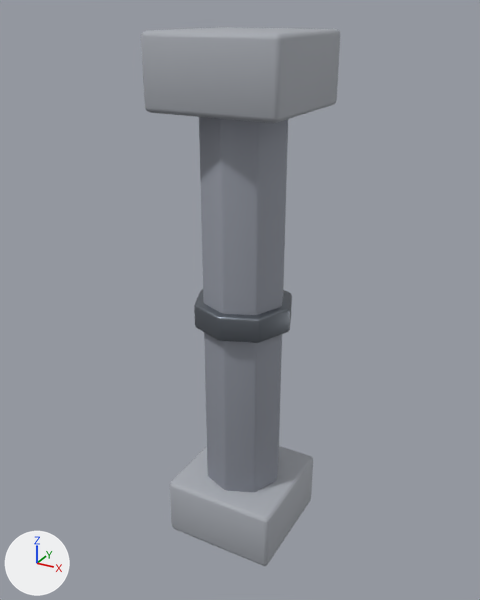
An edit to the glTF model game/assets/models/batch1/pillar.glb, drawn before and after from the same camera.
Camera for both pictures: a 50 mm lens placed at (2.5, -4.62, 4.65), pointed at (-0.05, 0.01, 2.33). The lights are fixed; the arrows at lower left show +X, +Y and +Z. The older version comes first. Vertices at exactly the same position are counted once.

Objects in the first picture: 'Capital', 'MidRing', 'PlinthBase', 'Shaft'.
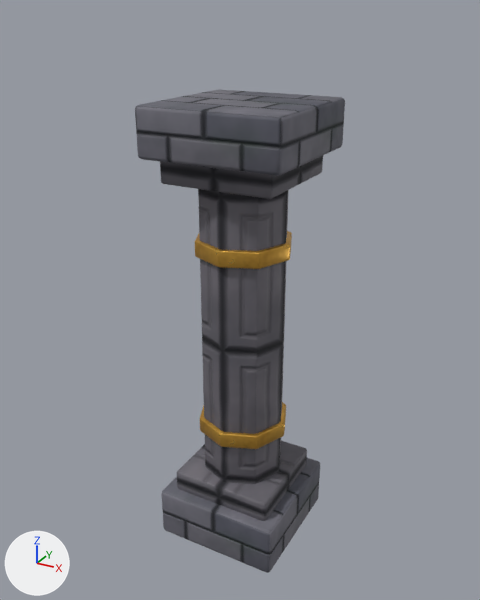
Patch to the scene script:
```diff
--- a/game/assets/models/batch1/pillar.glb.py
+++ b/game/assets/models/batch1/pillar.glb.py
@@ mat_stonetrim @@
 mat_stonetrim = bpy.data.materials.new('StoneTrim')
-# nodes: BsdfPrincipled, OutputMaterial
-# colours: grey #aaadb5
+# nodes: BsdfPrincipled, Mapping x3, Math, NormalMap, OutputMaterial, SeparateColor, TexImage x3, UVMap x3
+# uses the picture img_nordic_stone_albedo
+# uses the picture img_nordic_stone_normal
+# uses the picture img_nordic_stone_rough
@@ mat_stonemid @@
 mat_stonemid = bpy.data.materials.new('StoneMid')
-# nodes: BsdfPrincipled, OutputMaterial
-# colours: grey #9397a2
+# nodes: BsdfPrincipled, Mapping x3, Math, NormalMap, OutputMaterial, SeparateColor, TexImage x3, UVMap x3
+# uses the picture img_flagstone_floor_albedo
+# uses the picture img_flagstone_floor_normal
+# uses the picture img_flagstone_floor_rough
@@ mat_bronze @@
+mat_bronze = bpy.data.materials.new('Bronze')
+# uses the picture img_antique_gold_albedo
+# uses the picture img_antique_gold_normal
+# uses the picture img_antique_gold_rough
@@ me_cylinder @@
-me_cylinder.from_pydata(...)  # 112 vertices, 220 faces; spans x -0.36..0.36, y -0.36..0.36, z -1.8..1.8
+me_cylinder.from_pydata(...)  # 112 vertices, 220 faces; spans x -0.38..0.38, y -0.38..0.38, z -1.42..1.42
+# me_cylinder part 1: the whole mesh is scaled about its middle by (1.06, 1.06, 0.788)
 me_cylinder.materials.append(mat_stonemid)
@@ ob_plinthbase @@
 ob_plinthbase = bpy.data.objects.new('PlinthBase', me_cube)
-ob_plinthbase.location = (0.0, 0.0, 0.28)
+ob_plinthbase.location = (0.0, 0.0, 0.24)
@@ ob_shaft @@
 ob_shaft = bpy.data.objects.new('Shaft', me_cylinder)
-ob_shaft.location = (0.0, 0.0, 2.25)
+ob_shaft.location = (0.0, 0.0, 2.02)
@@ ob_midring @@
-ob_midring = bpy.data.objects.new('MidRing', me_cylinder_001)
@@ ob_capital @@
-ob_capital = bpy.data.objects.new('Capital', me_cube_001)
@@ ob_pillarcap @@
+ob_pillarcap = bpy.data.objects.new('PillarCap', me_cube_003)  # 56 vertices, 108 faces; spans x -0.6..0.6, y -0.6..0.6, z -0.2..0.2
+ob_pillarcap.location = (0.0, 0.0, 3.8)
@@ ob_pillarneck @@
+ob_pillarneck = bpy.data.objects.new('PillarNeck', me_cube_002)  # 56 vertices, 108 faces; spans x -0.48..0.48, y -0.48..0.48, z -0.12..0.12
+ob_pillarneck.location = (0.0, 0.0, 3.52)
@@ ob_bronzeband_001 @@
+ob_bronzeband_001 = bpy.data.objects.new('BronzeBand.001', me_cylinder_002)  # 112 vertices, 220 faces; spans x -0.417..0.417, y -0.417..0.417, z -0.07..0.07
+ob_bronzeband_001.location = (0.0, 0.0, 2.85)
@@ ob_bronzeband @@
+ob_bronzeband = bpy.data.objects.new('BronzeBand', me_cylinder_002.copy())
+ob_bronzeband.location = (0.0, 0.0, 1.15)
@@ ob_pillarplinth @@
+ob_pillarplinth = bpy.data.objects.new('PillarPlinth', me_cube_001_1)  # 56 vertices, 108 faces; spans x -0.47..0.47, y -0.47..0.47, z -0.11..0.11
+ob_pillarplinth.location = (0.0, 0.0, 0.56)
```

Where the change shows, as pixel boxes (x1, y1, x2, y2) in the pictures (480 x 600 px):
'Shaft', surface changed, moved, rescaled (21% shorter): before (199, 117, 288, 492); after (198, 189, 289, 484)
'Capital', deleted: before (141, 27, 340, 123)
'PillarCap', added: after (135, 89, 345, 176)
'PlinthBase', surface changed, moved: before (170, 446, 313, 566); after (162, 458, 320, 573)
'PillarPlinth', added: after (177, 441, 307, 521)
'PillarNeck', added: after (160, 156, 323, 199)
'MidRing', deleted: before (194, 289, 292, 343)
'BronzeBand.001', added (brown): after (195, 231, 292, 269)
'BronzeBand', added (brown): after (200, 402, 286, 449)
